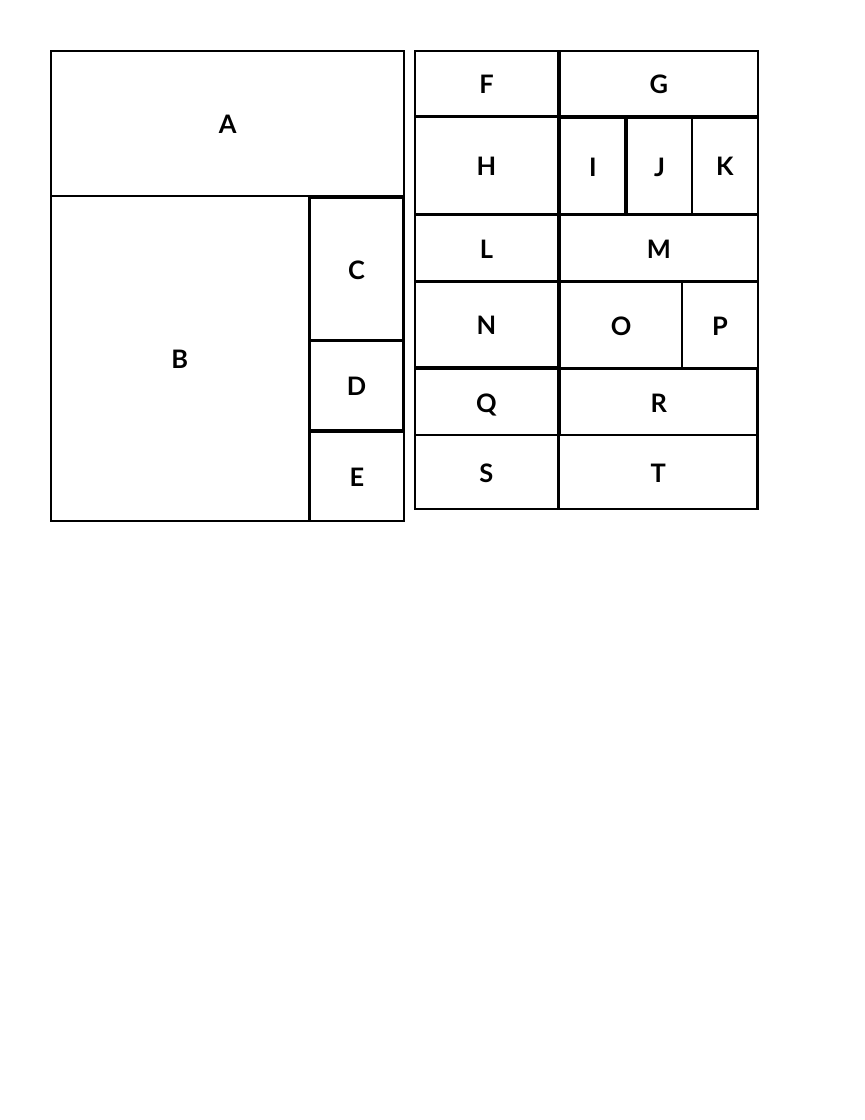
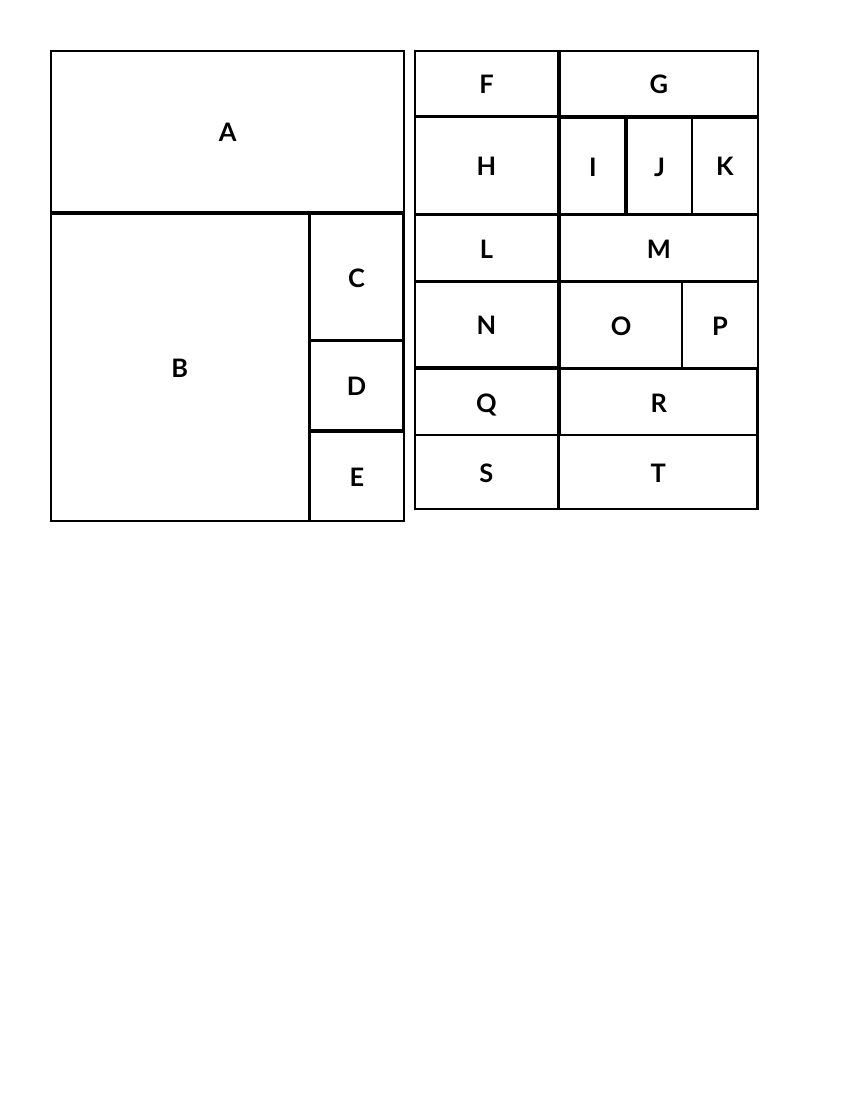
Before and after one commit to lauradriscoll/cosyne2026_adaptive_behavior, a slide deck: slide 1 of figures/fig1/fig1.pptx. Drawn at 865x1120 pixels with LibreOffice and Linux fonts; fonts in the diff are those of the drawing. Boxes give left, top, right and bottom in pixels: in the first picture for what was removed or moved away, otherwise in the second. Text is boxed around its words. In the diff, an @@ line names an element or a change of style, - is before the commit and + after.

```diff
--- a/figures/fig1/fig1.pptx
+++ b/figures/fig1/fig1.pptx
@@ rectangle "A" resized from (x1=51, y1=51, x2=404, y2=196) to (x1=51, y1=51, x2=404, y2=212) @@
@@ rectangle "B" resized from (x1=51, y1=196, x2=308, y2=521) to (x1=51, y1=214, x2=308, y2=521) @@
@@ rectangle "C" resized from (x1=309, y1=197, x2=403, y2=340) to (x1=309, y1=214, x2=403, y2=341) @@
```
Also in this commit, not shown: 5 other files.
